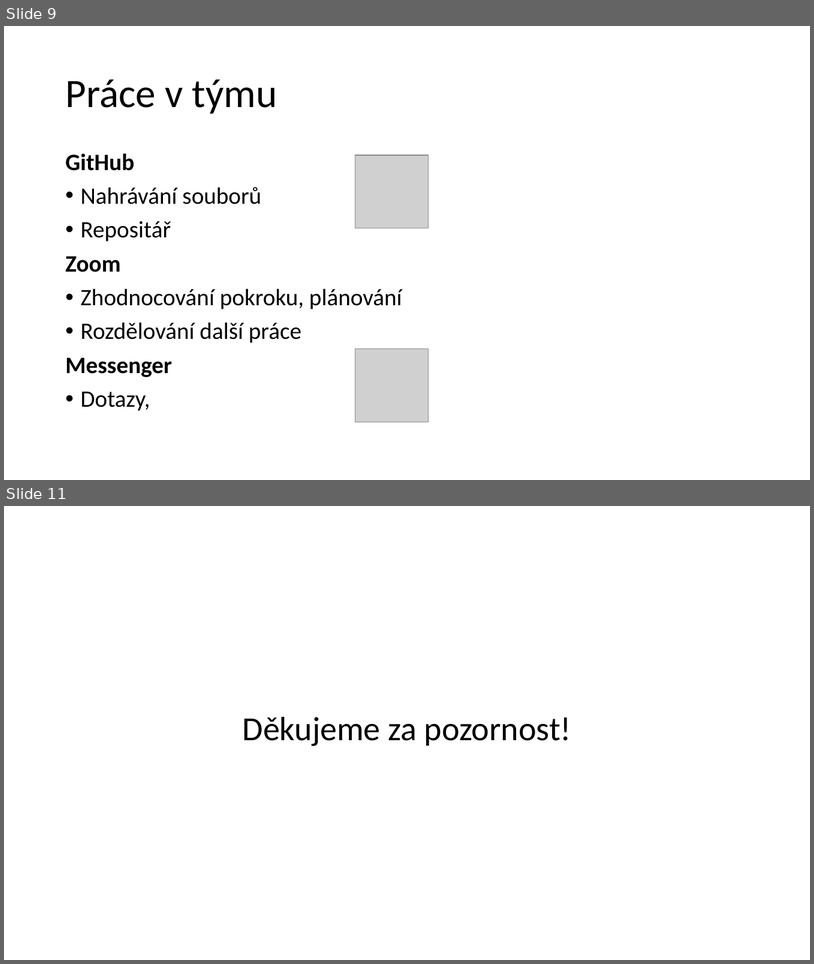
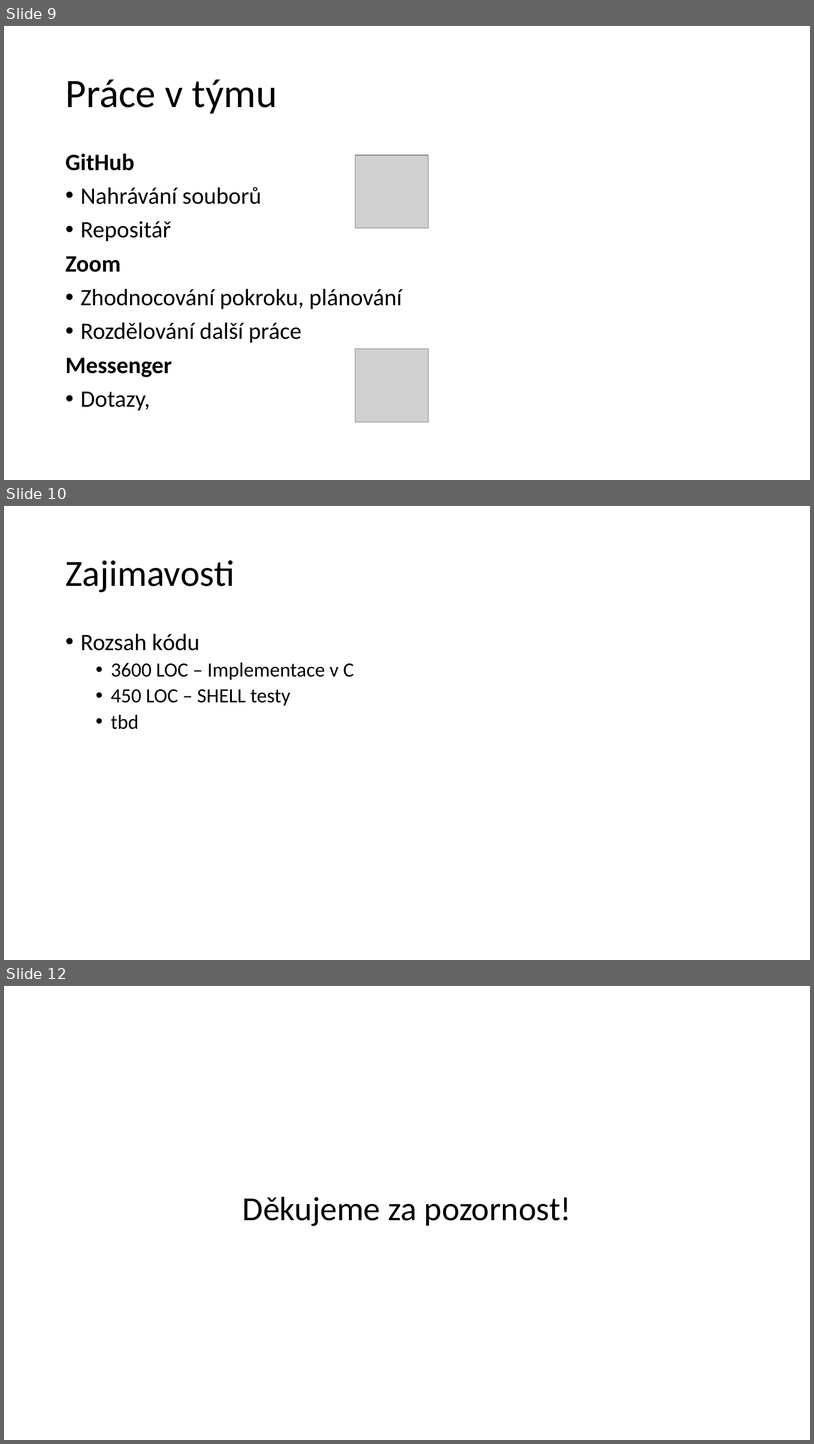
Before and after one commit to poli-cz/VUT-IFJ, a slide deck: obhajoba_ready/Formální jazyky a překladače.pptm. Shown one above the other, each under a label of ours: slides 9 and 11 before the commit, slides 9, 10 and 12 after it; the slides between them are not shown. The pictures are 814x964 and 814x1444 pixels, drawn with LibreOffice and Linux fonts; fonts in the diff are those of the drawing; grey boxes stand for pictures. Boxes give left, top, right and bottom in pixels: in the first picture for what was removed or moved away, otherwise in the second. Text is boxed around its words. In the diff, an @@ line names an element or a change of style, - is before the commit and + after.

```diff
--- a/obhajoba_ready/Formální jazyky a překladače.pptm
+++ b/obhajoba_ready/Formální jazyky a překladače.pptm
@@ slide 10 added at [4,506,810,960], background #FFFFFF @@
@@ title added at [65,560,234,592], 44 pt, text #000000 @@
+Zajimavosti
@@ text added at [81,633,354,729], 24 pt, text #000000 @@
+• Rozsah kódu
+  • 3600 LOC – Implementace v C
+  • 450 LOC – SHELL testy
+  • tbd
@@ what was slide 11 is now slide 12 @@
```
Also in this commit, not shown: 2 slides changed, 1 other file.
